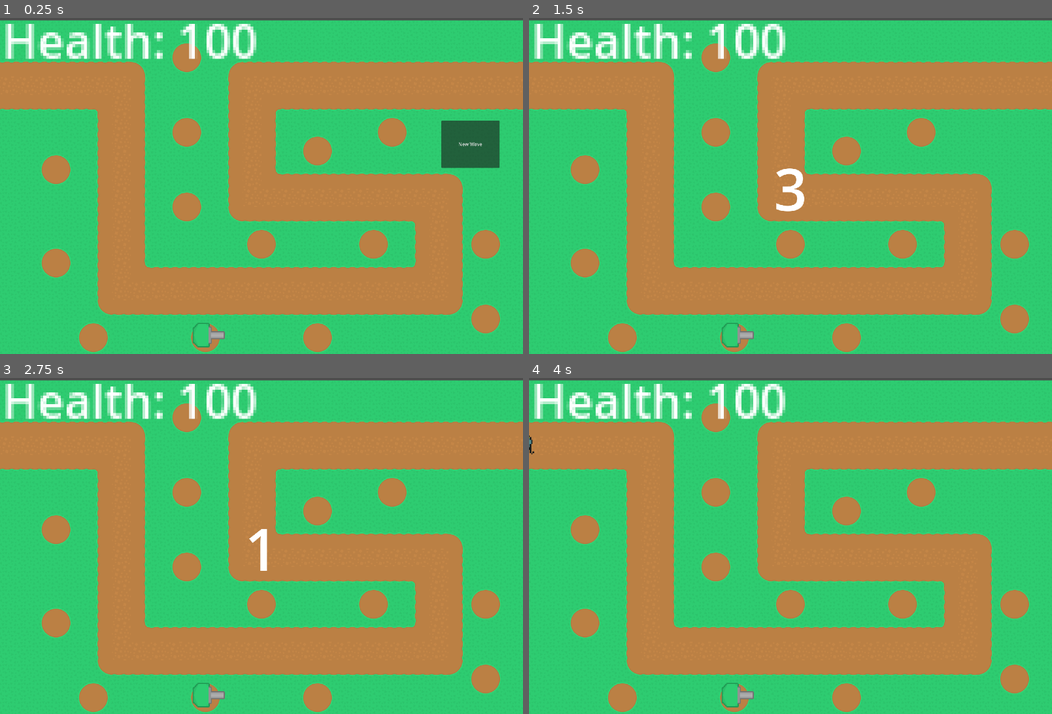
Above: before the commit, frames 1-4 (two rows, left to right).
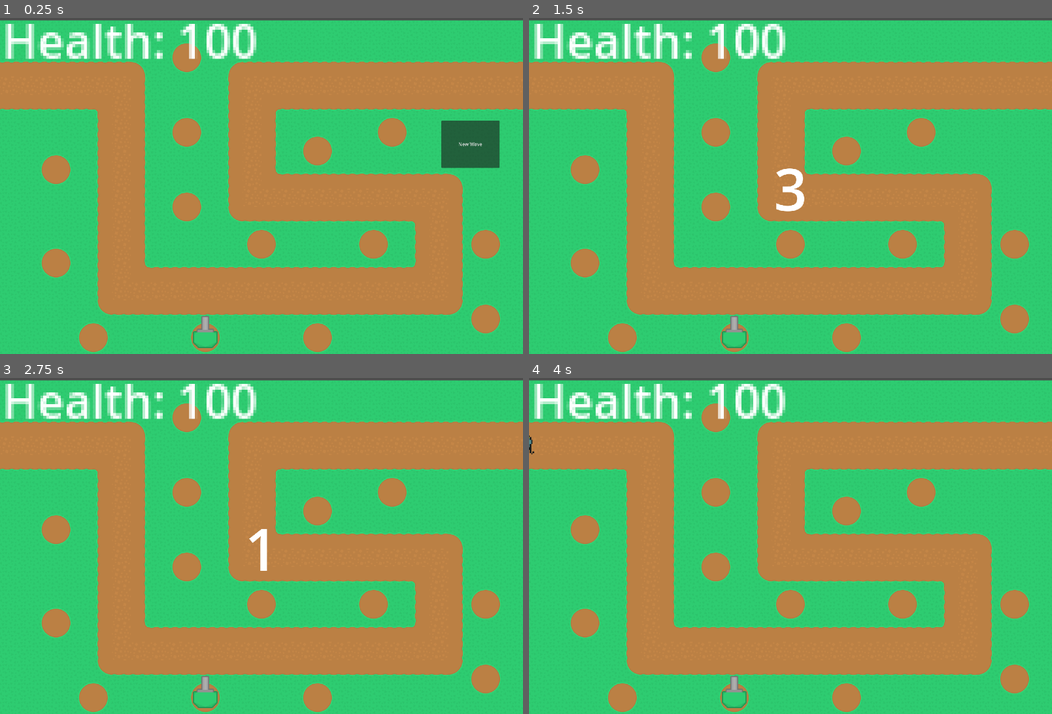
Above: after the commit, the same moments.

Repository: hucu314/towerdefense
Game: Godot game, scene res://Scenes/game.tscn
Same seed, same stepped clock (60 frames per second), same inputs: the game is played once before the commit and once after it.
Inputs:
- Up to frame 1 (0.25 s): no input
- Up to frame 2 (1.5 s): click "New Wave" at 0.5 s; tap Enter at 1.25 s
- Up to frame 3 (2.75 s): tap Space at 2 s
- Up to frame 4 (4 s): tap Enter at 3.5 s

The runs differ from the first frame. In frame 1, 0.2% of the frame differs, in the area x 36-43%, y 88-99%; in frame 2, 0.2%; in frame 3, 0.2%; in frame 4, 0.2%.

Commit message:
starting closest enemy tracking
Started working on it tracking the closest enemy.

Diff:
--- a/Scenes/green_turret.tscn
+++ b/Scenes/green_turret.tscn
@@ -24,3 +24,4 @@
 region_rect = Rect2(1216, 640, 64, 64)
 
 [connection signal="body_entered" from="Area2D" to="." method="_on_area_2d_body_entered"]
+[connection signal="body_exited" from="Area2D" to="." method="_on_area_2d_body_exited"]
--- a/Scripts/green_turret.gd
+++ b/Scripts/green_turret.gd
@@ -1,8 +1,10 @@
 extends CharacterBody2D
 
 
-var target =  self
-
+var targets = []
+var targetDist = 1000
+var numTargets = 0
+var directions = []
 # Called when the node enters the scene tree for the first time.
 func _ready():
 	pass # Replace with function body.
@@ -10,11 +12,43 @@
 
 # Called every frame. 'delta' is the elapsed time since the previous frame.
 func _process(delta):
-	var angle = rad_to_deg(self.global_position.angle_to_point(target.global_position))
-	print(angle)
-	rotation_degrees = angle+90
+	var target = closeEnemy()
+	targetDist = target
+	if directions.is_empty()==false:
+		var direction = directions[0]
+		print('Name: '+str(direction[0]))
+		print('Angle: '+str(direction[1]))
+		print('Distance: '+str(direction[2]))
+	directions.clear()
+	if target != null:
+		var angle = rad_to_deg(self.global_position.angle_to_point(target.global_position))
+		rotation_degrees = angle+90
+	pass
+
+func closeEnemy():
+	if targets.is_empty() == false:
+		for x in targets:
+			var angle = rad_to_deg(self.global_position.angle_to_point(x.global_position))
+			var distance = global_position.distance_to(x.global_position)
+			var direction = []
+			direction.append(x.name)
+			direction.append(angle)
+			direction.append(distance)
+			directions.append(direction)
+			#print(directions)
+			#print(global_position.distance_to(x.global_position))
+			#if targetDist >= global_position.distance_to(x.global_position) or numTargets == 1:
+				#targetDist = global_position.distance_to(x.global_position)
+				#return x
 	pass
 
 func _on_area_2d_body_entered(body):
-	target = body
+	targets.append(body)
+	numTargets+=1
 	pass # Replace with function body.
+
+
+func _on_area_2d_body_exited(body):
+	targets.erase(body)
+	numTargets-=1
+	pass # Replace with function body.
